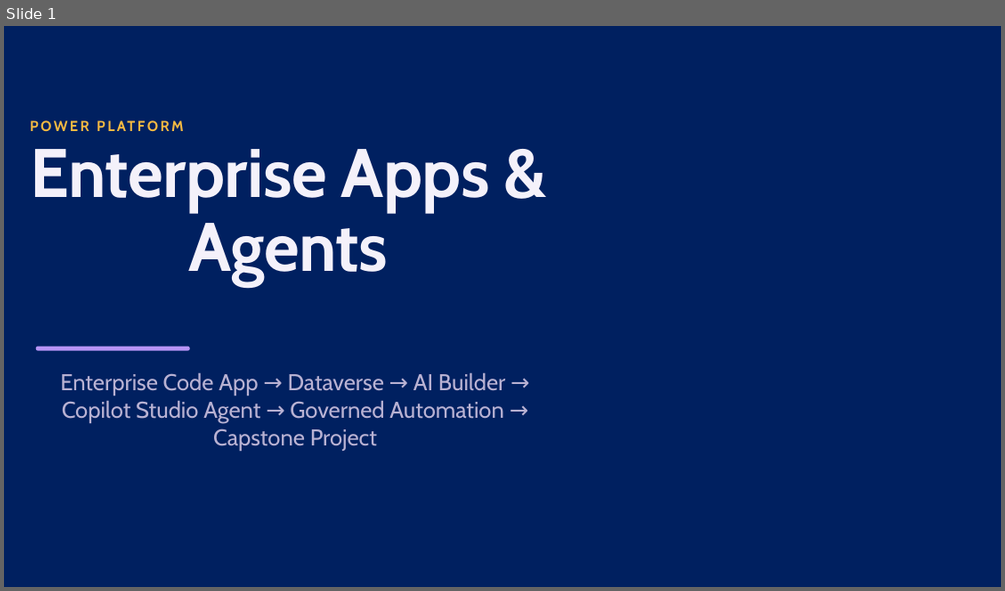
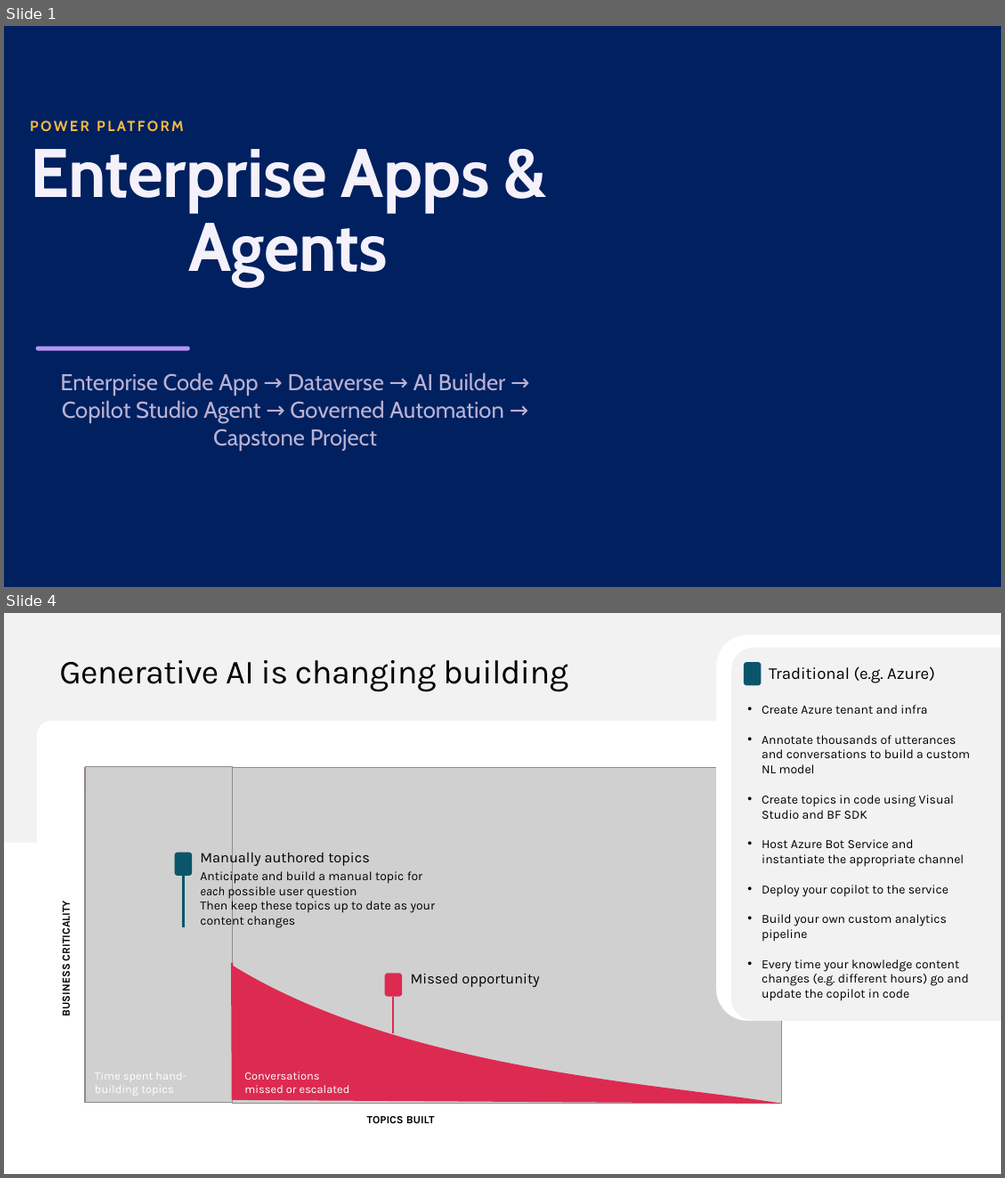
Before and after one commit to JPOWER4/Enterprise-Apps-Agents, a slide deck: Modeule 6 - Copilot Studio.pptx. Shown one above the other, each under a label of ours: slide 1 before the commit, slides 1 and 4 after it; the slides between them are not shown. The pictures are 1005x591 and 1005x1178 pixels, drawn with LibreOffice and Linux fonts; fonts in the diff are those of the drawing; grey boxes stand for pictures; background and template pictures are left out. Boxes give left, top, right and bottom in pixels: in the first picture for what was removed or moved away, otherwise in the second. Text is boxed around its words. In the diff, an @@ line names an element or a change of style, - is before the commit and + after.

```diff
--- a/Modeule 6 - Copilot Studio.pptx
+++ b/Modeule 6 - Copilot Studio.pptx
@@ slide 4 added at bbox=[4, 613, 1001, 1174], background #FFFFFF @@
@@ rectangle added at bbox=[4, 613, 1001, 843], fill #F2F2F2 @@
@@ round same rect added at bbox=[717, 634, 1001, 1021], fill #FFFFFF @@
@@ title added at bbox=[59, 660, 568, 692], 32.4 pt, text #000000 @@
+Generative AI is changing building
@@ round same rect added at bbox=[732, 648, 1001, 1021], fill #F2F2F2 @@
@@ rounded rectangle added at bbox=[744, 662, 760, 686], fill #0B556A @@
@@ text added at bbox=[769, 666, 935, 683], 16 pt, text #000000 @@
+Traditional (e.g. Azure)
@@ text added at bbox=[761, 705, 970, 1001], 12 pt, text #000000 @@
+• Create Azure tenant and infra
+• Annotate thousands of utterances and conversations to build a custom NL model
+• Create topics in code using Visual Studio and BF SDK
+• Host Azure Bot Service and instantiate the appropriate channel
+• Deploy your copilot to the service
+• Build your own custom analytics pipeline
+• Every time your knowledge content changes (e.g. different hours) go and update the copilot in code
@@ round same rect added at bbox=[37, 721, 1001, 1137], fill #FFFFFF @@
@@ picture added at bbox=[85, 767, 232, 1102] @@
@@ freeform shape added at bbox=[85, 768, 782, 1103], fill #DD2A51 @@
@@ picture added at bbox=[86, 766, 233, 1102] @@
@@ picture added at bbox=[232, 767, 782, 1103] @@
@@ rounded rectangle added at bbox=[175, 852, 192, 876], fill #0B556A @@
@@ text added at bbox=[200, 849, 370, 866], 14 pt, text #000000 @@
+Manually authored topics
@@ line added from (184, 876) to (184, 927), #0B556A 2 pt @@
@@ text added at bbox=[200, 868, 436, 928], 12 pt, text #000000 @@
+Anticipate and build a manual topic for each possible user question
+Then keep these topics up to date as your content changes
@@ text added at bbox=[58, 906, 73, 1015], 10.5 pt, text #000000, bold @@
+BUSINESS CRITICALITY
@@ line added from (232, 963) to (233, 1100), #DD2A51 2 pt @@
@@ rounded rectangle added at bbox=[385, 973, 402, 996], fill #DD2A51 @@
@@ text added at bbox=[411, 973, 539, 987], 14 pt, text #000000 @@
+Missed opportunity
@@ line added from (394, 997) to (394, 1032), #DD2A51 2 pt @@
@@ text added at bbox=[95, 1072, 186, 1093], 11 pt, text #FFFFFF @@
+Time spent hand-building topics
@@ text added at bbox=[244, 1071, 350, 1093], 11 pt, text #FFFFFF @@
+Conversations missed or escalated
@@ text added at bbox=[367, 1116, 435, 1123], 10.5 pt, text #000000, bold @@
+TOPICS BUILT
```
Also in this commit, not shown: 7 other slides added.
